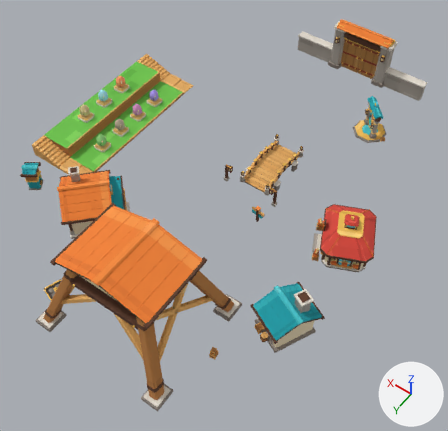
The glTF model surface-game-art/public/assets/pinewind/architecture-lit.glb as it was, and as the next commit left it.
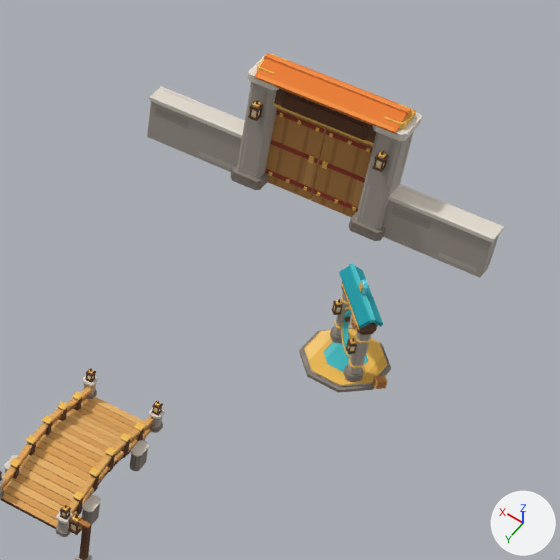
The first picture shows the older version from a 50 mm lens placed at (-37.0, 30.1, 82.8), pointed at (0.5, -22.4, 0.3). The close-ups show the older and then the newer version on the part from 54% to 100% of the width and 0% to 47% of the height of that picture. Only the edits that show in the close-ups are written down. Arrows for +X, +Y and +Z are at lower right; the lights stay in place. Where no turn or scale is listed for an object, it has been applied to the vertices. Vertices at exactly the same position are counted once.

In view in the first close-up: 'Creek_Bridge_Mesh', 'Creek_Bridge_Rails_Mesh', 'Teleport_Station_Mesh', 'World_Gate_DoorL_Mesh', 'World_Gate_DoorR_Mesh', 'World_Gate_Mesh' and 1 more.
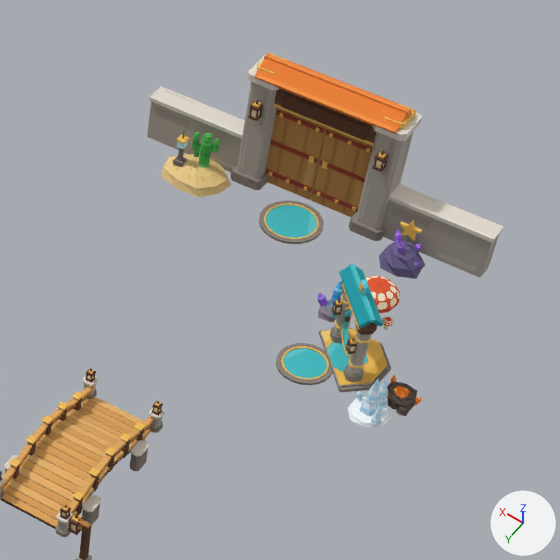
Where the newer file only moved an object's origin or applied its transform, the numbers keep the older frame.

The change, as a list of edits to the scene's bpy script:
```text
Change me_station_crate_body_mesh:
    used by ob_teleport_station_mesh; location = (-9.19, -58.23, 0.73)
    remove me_station_crate_body_mesh.from_pydata(...)  # 1112 vertices, 1980 faces; spans x -4.43..2.16, y -0.5..6.21, z -0.73..6.47
    add me_station_crate_body_mesh.from_pydata(...)  # 1784 vertices, 3292 faces; spans x -6.88..3.43, y -3.19..7.96, z -0.83..6.47
    me_station_crate_body_mesh part 1: a new loose piece, a 24-sided cylinder along z spanning x -0.26..2.81, y 3.56..6.63, z -0.79..-0.66, in mat_architecture_pixel_atlas_opaque (picture img_architecture_atlas)
    me_station_crate_body_mesh part 2: 17 loose pieces with 152 vertices, spanning x -4.43..0.5, y -0.5..4.9, z -0.33..0.33, are deleted
    me_station_crate_body_mesh part 3: 16 vertices removed from x -0.49..0.44, y -0.44..0.44, z -0.33..0.33; 418 vertices added at x -2.03..3.43, y -3.19..0.51, z -0.83..2.59
    me_station_crate_body_mesh part 4: 28 vertices removed from x -4.37..2.16, y 1.87..6.21, z -0.73..0.31; 402 vertices added at x -6.88..3.25, y 1.79..7.96, z -0.83..2.47
Change me_gate_frieze_mesh:
    used by ob_world_gate_mesh; location = (0.0, -69.0, 9.05)
    remove me_gate_frieze_mesh.from_pydata(...)  # 360 vertices, 572 faces; spans x -14.1..14.1, y -1.6..1.9, z -9.0..1.3
    add me_gate_frieze_mesh.from_pydata(...)  # 888 vertices, 1552 faces; spans x -14.1..14.1, y -1.6..5.6, z -9.4..1.3
    me_gate_frieze_mesh part 5: a new loose piece, a 24-sided cylinder along z spanning x -1.94..1.94, y 1.26..5.14, z -9.11..-8.98, in mat_architecture_pixel_atlas_opaque (picture img_architecture_atlas)
    me_gate_frieze_mesh part 6: a new loose piece, a box spanning x 8.37..9.18, y 2.04..2.46, z -6.99..-6.58, in mat_architecture_pixel_atlas_opaque (picture img_architecture_atlas)
    me_gate_frieze_mesh part 7: a new loose piece, a box spanning x 9.48..10.23, y 2.53..3.28, z -8.35..-7.95, in mat_architecture_pixel_atlas_opaque (picture img_architecture_atlas)
    me_gate_frieze_mesh part 8: a new loose piece, a box spanning x 9.71..9.99, y 2.76..3.04, z -8.0..-6.7, in mat_architecture_pixel_atlas_opaque (picture img_architecture_atlas)
    me_gate_frieze_mesh part 9: a new loose piece, a box spanning x 9.55..10.15, y 2.6..3.2, z -6.72..-6.17, in mat_architecture_pixel_atlas_opaque (picture img_architecture_atlas)
    me_gate_frieze_mesh part 10: a new loose piece, a box spanning x 9.5..10.2, y 2.55..3.25, z -6.18..-6.02, in mat_architecture_pixel_atlas_opaque (picture img_architecture_atlas)
    me_gate_frieze_mesh part 11: 324 vertices added at x -2.4..11.4, y 0.1..5.6, z -9.4..-5.4
    me_gate_frieze_mesh part 12: 100 vertices added at x -10.3..-6.9, y 0.9..3.8, z -9.4..-5.2
    other edits to the shape of me_gate_frieze_mesh do not show in these pictures
```

Boxes (x1, y1, x2, y2) around the edits, measured in the close-ups (560 x 560 px):
'World_Gate_Mesh', reshaped: before (147, 53, 504, 278); after (147, 53, 504, 279)
'Teleport_Station_Mesh', reshaped (58% wider, 26% taller): before (299, 263, 391, 393); after (276, 263, 422, 427)
part 1 of me_station_crate_body_mesh, added (cyan): after (283, 348, 327, 378)
part 2 of me_station_crate_body_mesh, deleted: before (350, 316, 388, 389)
part 3 of me_station_crate_body_mesh, built on (orange): after (317, 276, 400, 330)
part 4 of me_station_crate_body_mesh, reshaped: before (299, 328, 391, 393); after (276, 328, 422, 427)
part 5 of me_gate_frieze_mesh, added (cyan): after (266, 205, 317, 238)
part 6 of me_gate_frieze_mesh, added: after (192, 144, 201, 153)
part 7 of me_gate_frieze_mesh, added: after (173, 156, 187, 167)
part 8 of me_gate_frieze_mesh, added: after (178, 148, 184, 161)
part 9 of me_gate_frieze_mesh, added: after (176, 141, 188, 149)
part 10 of me_gate_frieze_mesh, added: after (176, 134, 189, 144)
part 11 of me_gate_frieze_mesh, added (beige): after (161, 132, 324, 244)
part 12 of me_gate_frieze_mesh, added (purple): after (379, 219, 425, 279)
